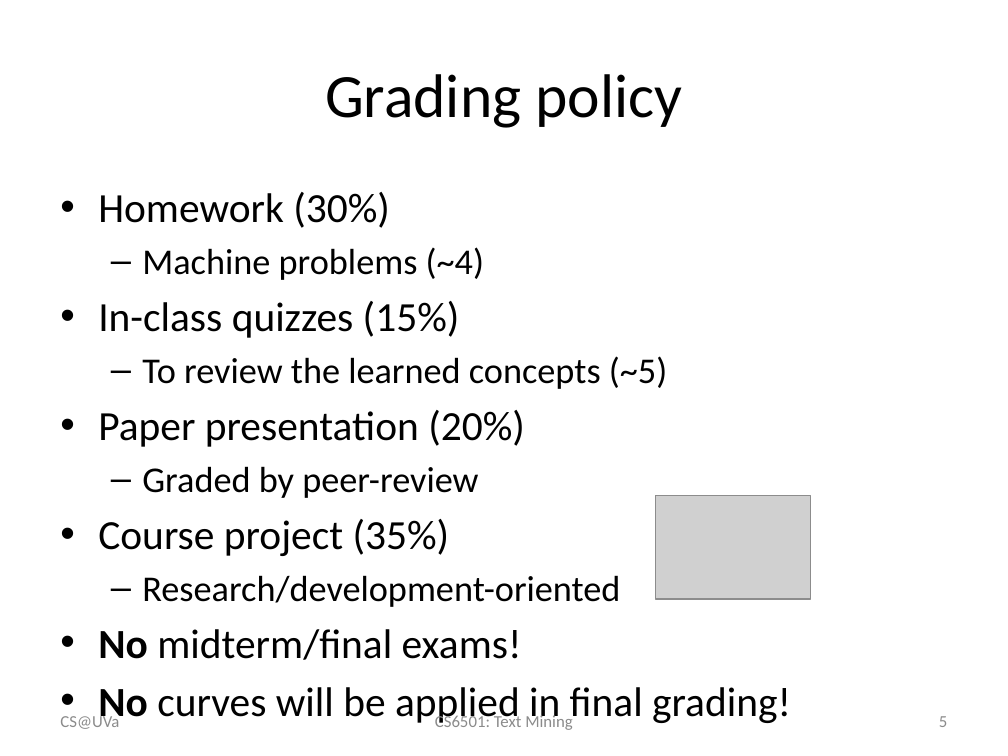
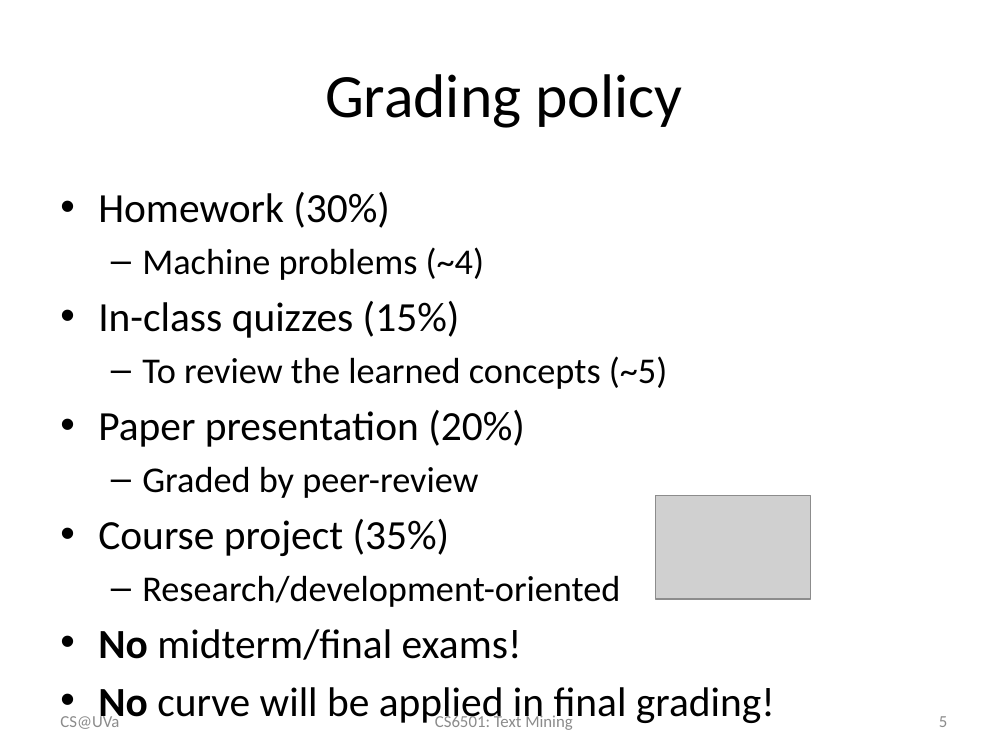
Before and after one commit to wang296/CS6501-Text-Mining, a slide deck: slide 5 of docs/CoursePolicy.pptx. Drawn at 1008x756 pixels with LibreOffice and Linux fonts; fonts in the diff are those of the drawing; grey boxes stand for pictures. Boxes give left, top, right and bottom in pixels: in the first picture for what was removed or moved away, otherwise in the second. Text is boxed around its words. In the diff, an @@ line names an element or a change of style, - is before the commit and + after.

```diff
--- a/docs/CoursePolicy.pptx
+++ b/docs/CoursePolicy.pptx
@@ text at <box>98,687,775,727</box>: text changed @@
-• No curves will be applied in final grading!
+• No curve will be applied in final grading!
```
Also in this commit, not shown: 1 other slide changed, 2 other files.
